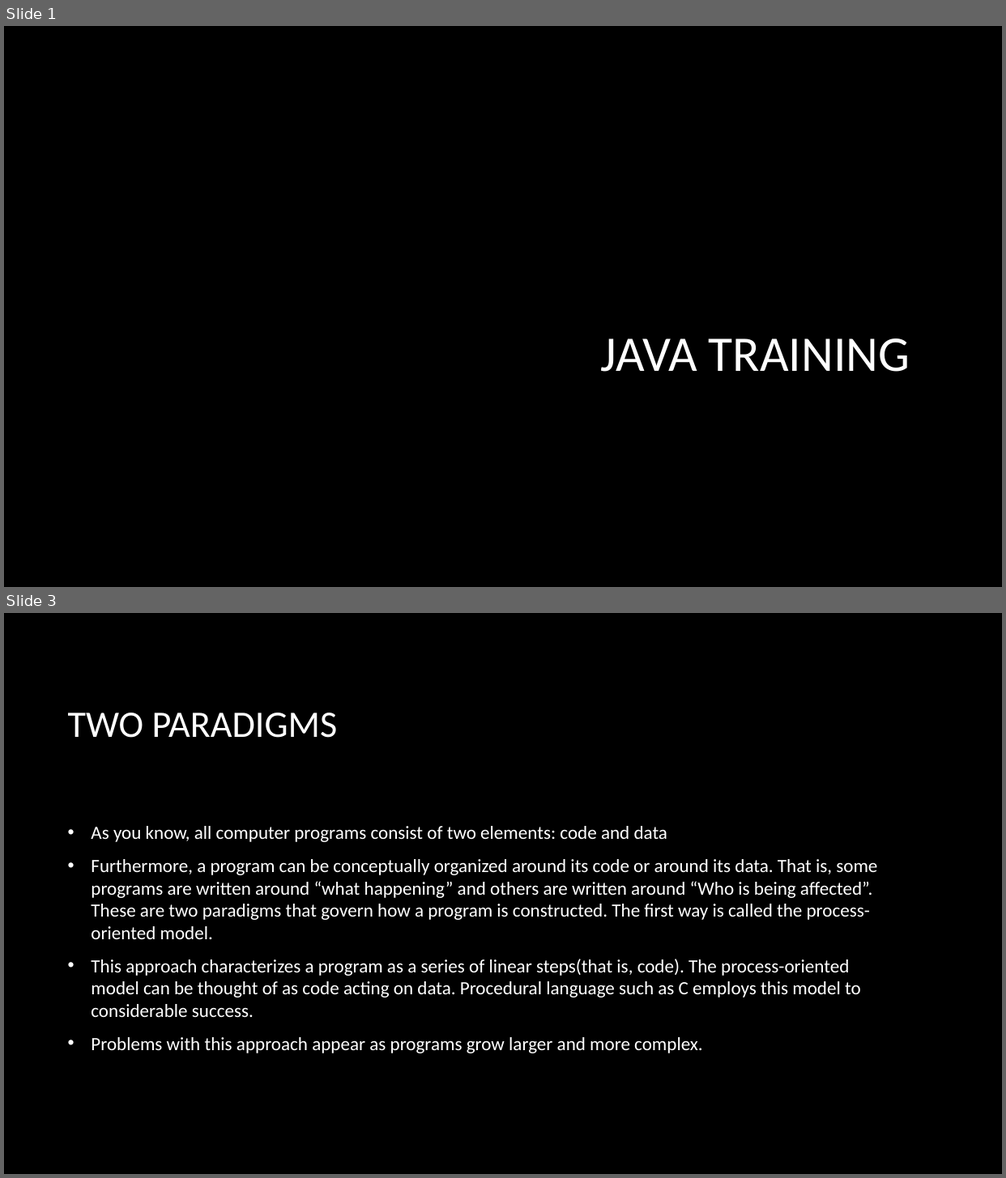
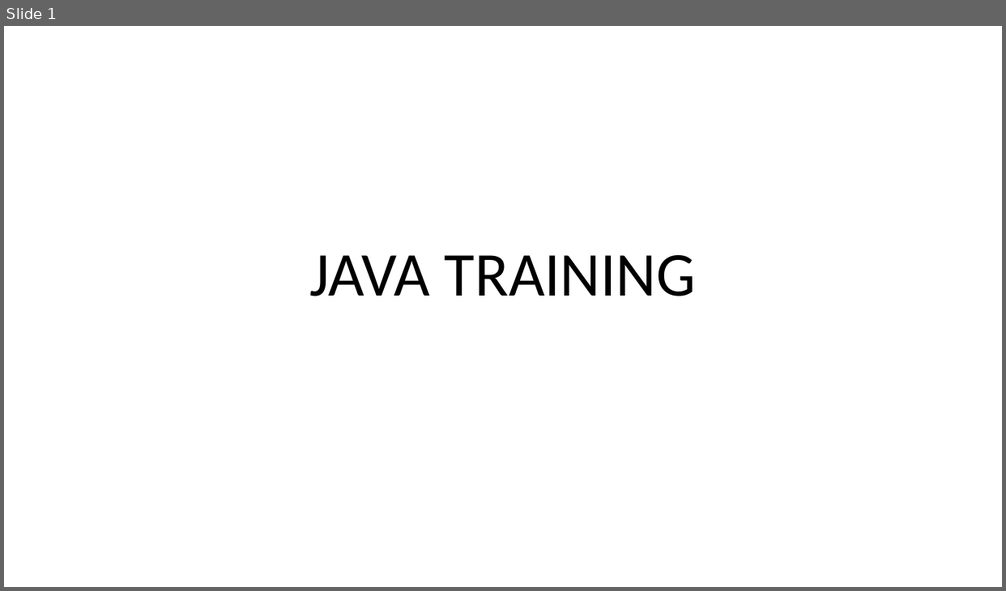
Before and after one commit to Praju-11/Java_Arctic, a slide deck: Day3.pptx. Shown one above the other, each under a label of ours: slides 1 and 3 before the commit, slide 1 after it; the slides between them are not shown. The pictures are 1006x1178 and 1006x591 pixels, drawn with LibreOffice and Linux fonts; fonts in the diff are those of the drawing; background and template pictures are left out. Boxes give left, top, right and bottom in pixels: in the first picture for what was removed or moved away, otherwise in the second. Text is boxed around its words. In the diff, an @@ line names an element or a change of style, - is before the commit and + after.

```diff
--- a/Day3.pptx
+++ b/Day3.pptx
@@ slide 3 removed at bbox=[4, 613, 1002, 1174], background picture (left out) @@
@@ title removed at bbox=[68, 713, 338, 738] @@
-TWO PARADIGMS
@@ text removed at bbox=[91, 826, 877, 1054] @@
-• As you know, all computer programs consist of two elements: code and data
-• Furthermore, a program can be conceptually organized around its code or around its data. That is, some programs are written around “what happening” and others are written around “Who is being affected”. These are two paradigms that govern how a program is constructed. The first way is called the process-oriented model.
-• This approach characterizes a program as a series of linear steps(that is, code). The process-oriented model can be thought of as code acting on data. Procedural language such as C employs this model to considerable success.
-• Problems with this approach appear as programs grow larger and more complex.
@@ slide 1 changed as well @@
@@ background picture (left out) to #FFFFFF @@
@@ title "JAVA TRAINING": place and size @@
-title "JAVA TRAINING" at bbox=[601, 339, 910, 372]
+title "JAVA TRAINING" at bbox=[309, 255, 696, 297]
@@ title "JAVA TRAINING" at bbox=[309, 255, 696, 297]: size 48 to 60 pt, text colour #FFFFFF to #000000; alignment right to centre; line spacing 1 to 0.9 @@
```
Also in this commit, not shown: 23 slides added, 10 other slides removed, 2 other files.
